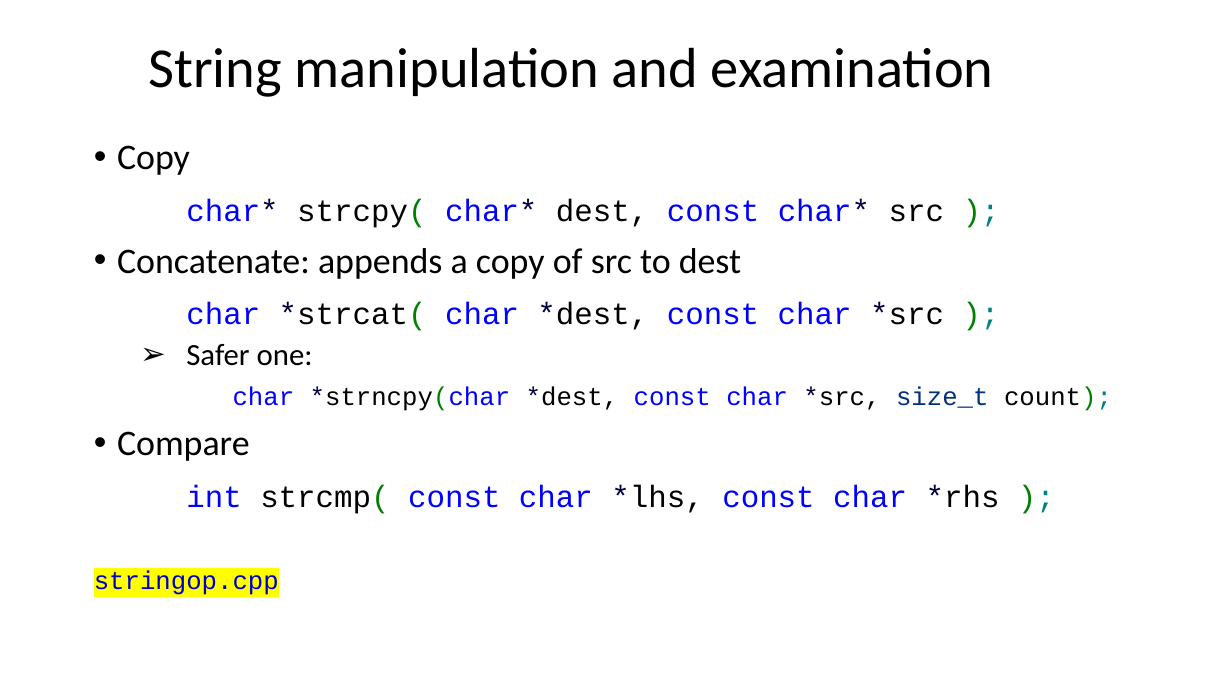
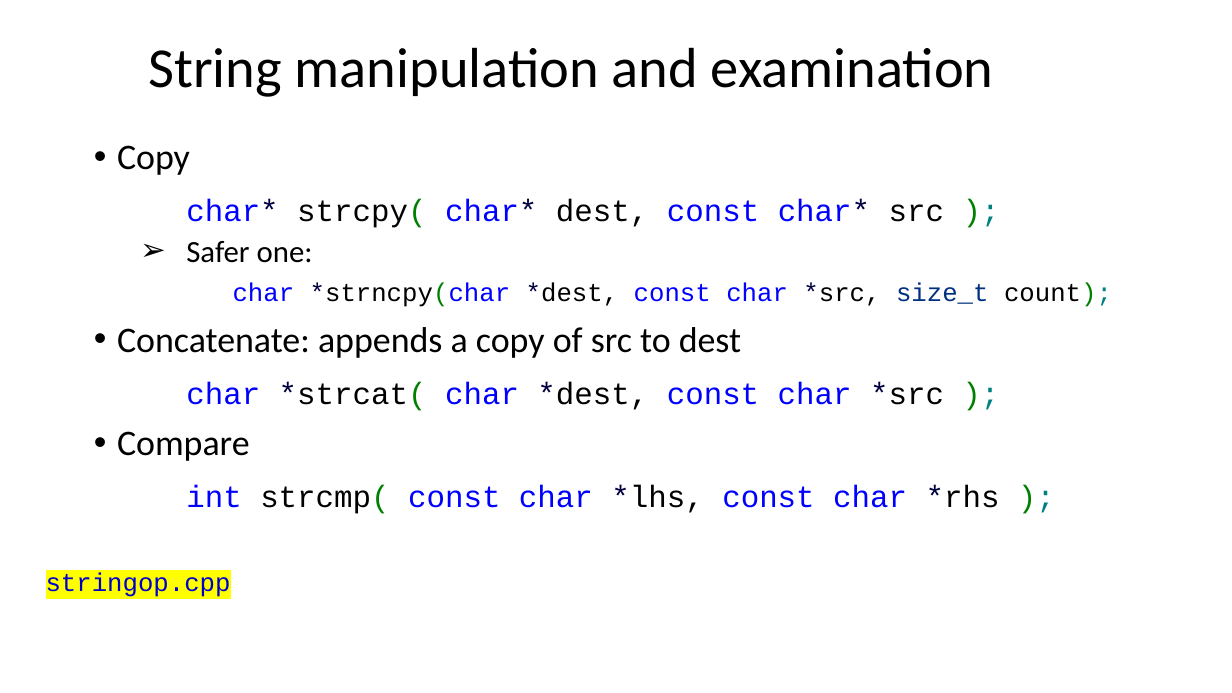
Before and after one commit to dayekuaipao/CPPLearning, a slide deck: slide 12 of week04/Lecture04.pptx. Drawn at 1232x693 pixels with LibreOffice and Linux fonts; fonts in the diff are those of the drawing; background and template pictures are left out. Boxes give left, top, right and bottom in pixels: in the first picture for what was removed or moved away, otherwise in the second. Text is boxed around its words. In the diff, an @@ line names an element or a change of style, - is before the commit and + after.

```diff
--- a/week04/Lecture04.pptx
+++ b/week04/Lecture04.pptx
@@ text at [186, 241, 1112, 307]: paragraphs added @@
+  ➢ Safer one:
+  char *strncpy(char *dest, const char *src, size_t count);
@@ text at [186, 344, 1112, 411]: paragraphs removed @@
-  ➢ Safer one:
-  char *strncpy(char *dest, const char *src, size_t count);
@@ rectangle "stringop.cpp": place and size @@
-rectangle "stringop.cpp" at [85, 559, 290, 600]
+rectangle "stringop.cpp" at [36, 561, 241, 602]
```
Also in this commit, not shown: 6 other slides changed, 7 other files.
